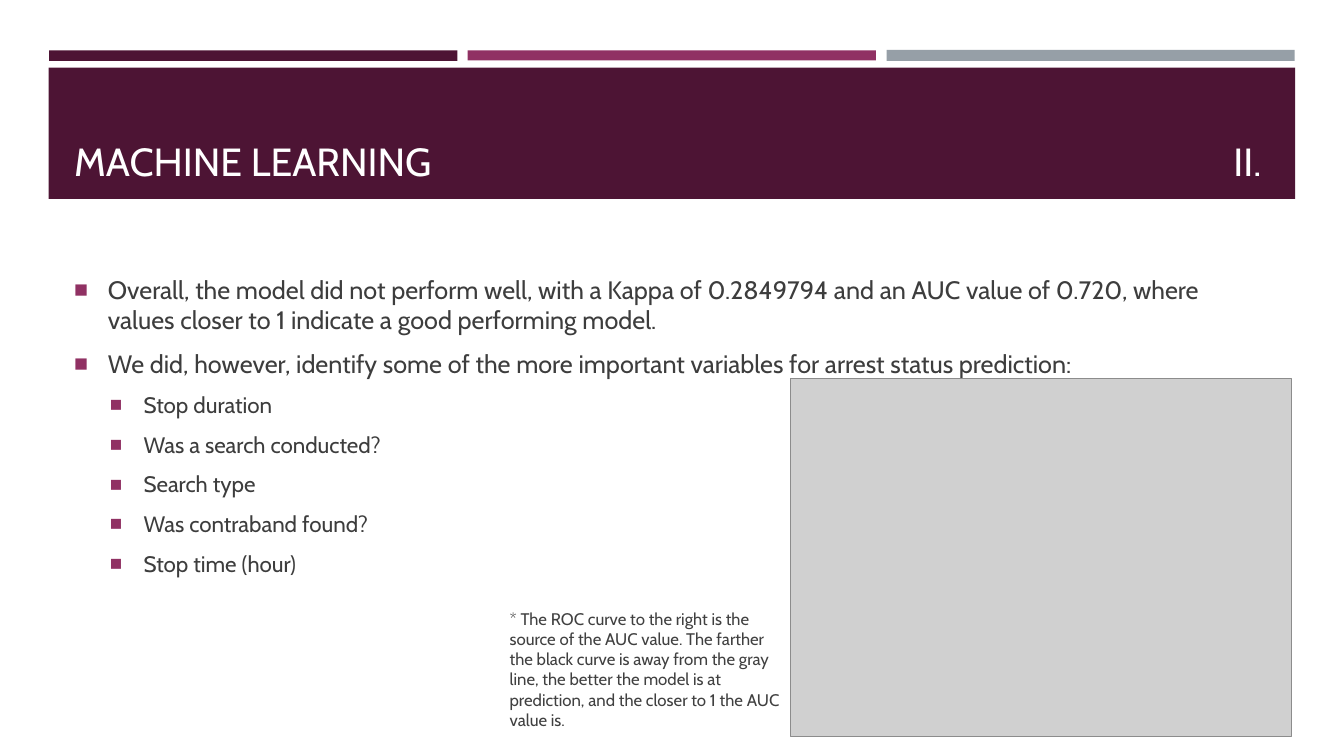
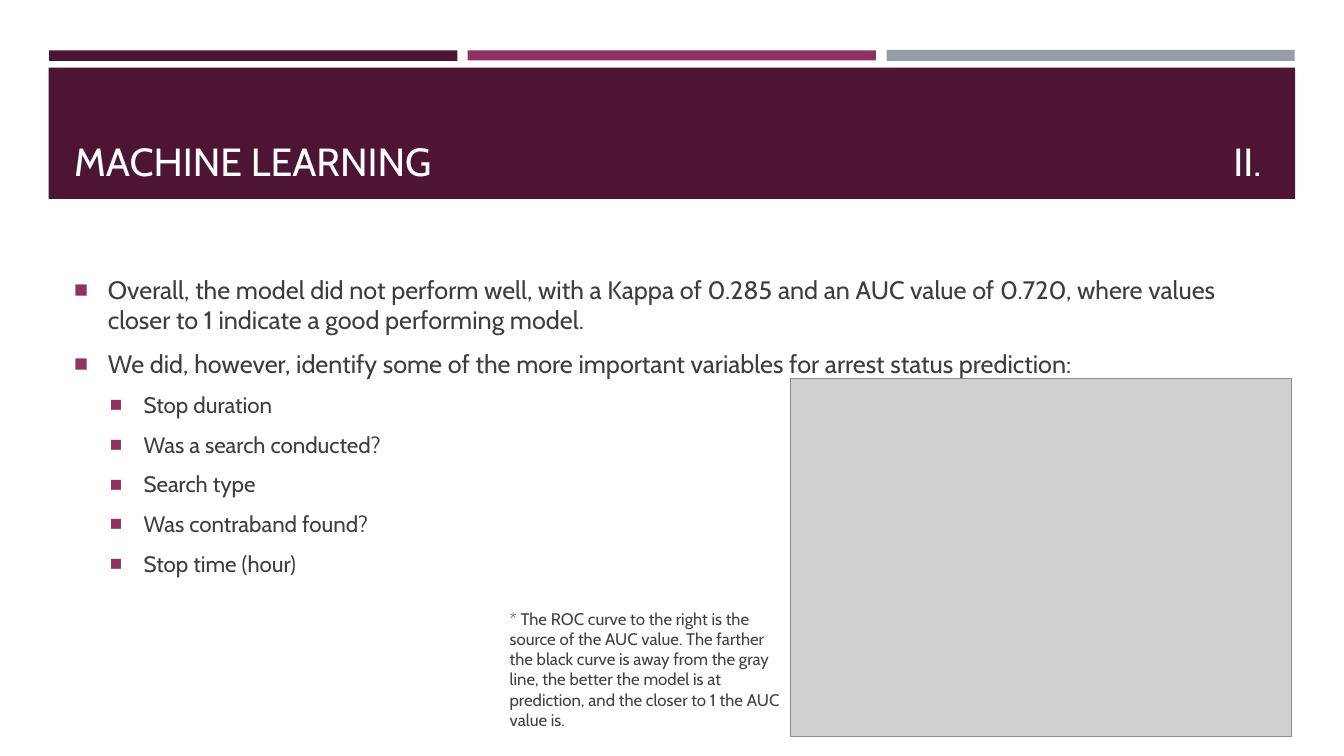
Before and after one commit to paigewil/capstone, a slide deck: slide 13 of Capstone Slide Deck.pptx. Drawn at 1344x756 pixels with LibreOffice and Linux fonts; fonts in the diff are those of the drawing; grey boxes stand for pictures. Boxes give left, top, right and bottom in pixels: in the first picture for what was removed or moved away, otherwise in the second. Text is boxed around its words. In the diff, an @@ line names an element or a change of style, - is before the commit and + after.

Commit message:
Updating slide deck 9/15/2018

```diff
--- a/Capstone Slide Deck.pptx
+++ b/Capstone Slide Deck.pptx
@@ text at box(108, 280, 1215, 335): text changed @@
-■ Overall, the model did not perform well, with a Kappa of 0.2849794 and an AUC value of 0.720, where values closer to 1 indicate a good performing model.
+■ Overall, the model did not perform well, with a Kappa of 0.285 and an AUC value of 0.720, where values closer to 1 indicate a good performing model.
```
Also in this commit, not shown: 1 other slide changed.
